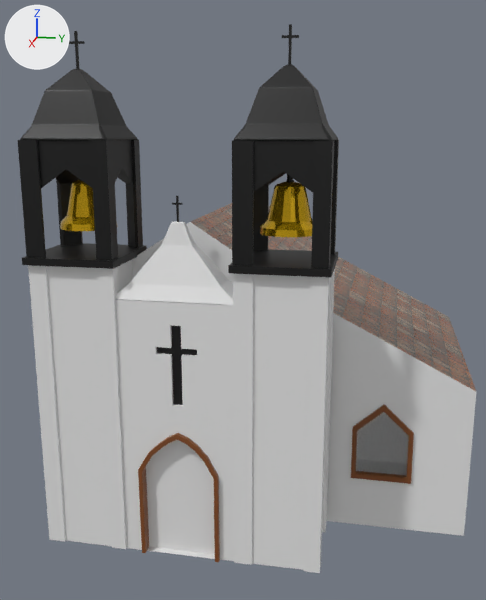
What one commit did to the Blender file church.blend.
Rendered twice from a 50 mm camera at (53.7, 13.8, 31.4) aimed at (-3.8, 2.3, 17.0). Lighting does not change. The marker at upper left points along +X, +Y and +Z.

Before the edit, the objects in view are built like this:
```python
ob_bell_001 = bpy.data.objects.new('bell.001', me_cube_002)
ob_bell_001.location = (6.42, 7.53, 15.37)
ob_bell_001.scale = (3.03, 2.99, 15.6)
ob_cube = bpy.data.objects.new('Cube', me_cube)
ob_cube.location = (-5.22, 0.0, 9.79)
ob_cube.scale = (14.6, 8.15, 10.1)
ob_cube_002 = bpy.data.objects.new('Cube.002', me_cube_004)
ob_cube_002.location = (6.42, 7.53, 15.37)
ob_cube_002.scale = (3.03, 2.99, 15.6)
# also in view: 'Cube.001' at (6.5, -7.7, 19.1); 'bell' at (6.2, -7.5, 26.9)
```
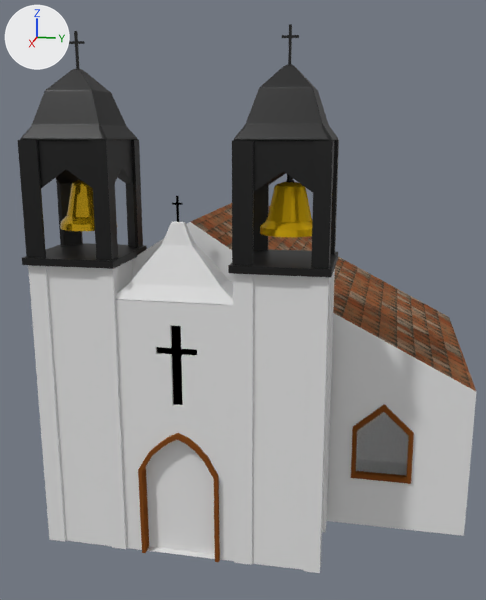
Location of each change, (x1, y1, x2, y2) in pixels of the pictures (486 x 600 px):
'Cube', surface changed: (137, 196, 477, 562) in both

The change, as a list of edits to the scene's bpy script:
```text
Change mat_roof:
    where n0 = _N.new('ShaderNodeBsdfPrincipled'); n0.name = 'Principled BSDF'
    add n0.inputs[13].default_value = 0.0  # 'Specular IOR Level'
```
